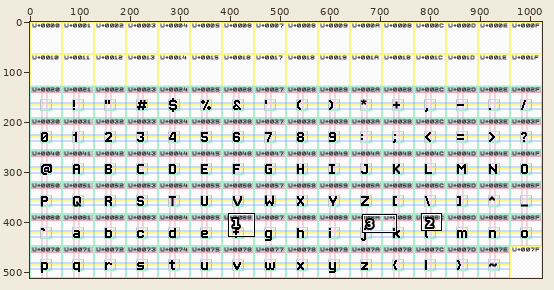
Two states of a pixel-art file, src/Basic Latin/design.aseprite. Above: a wide view before the commit, with the close-up outlined.
Close-up. Before the commit:
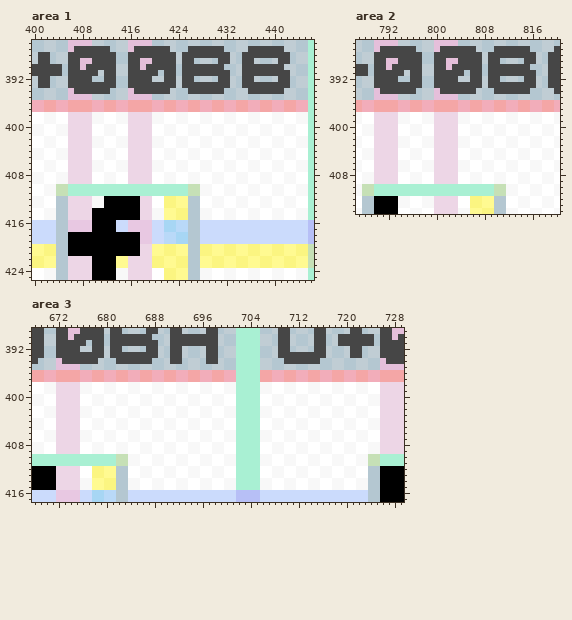
1024x512 pixels, 1 frame. Colours within 5 levels of each other are drawn and written as one. Shown: area 1: x 400..446, y 386..425; area 2: x 787..820, y 386..414; area 3: x 668..729, y 389..417. The commit also changed other parts of the picture, which this record leaves out.
And afterwards:
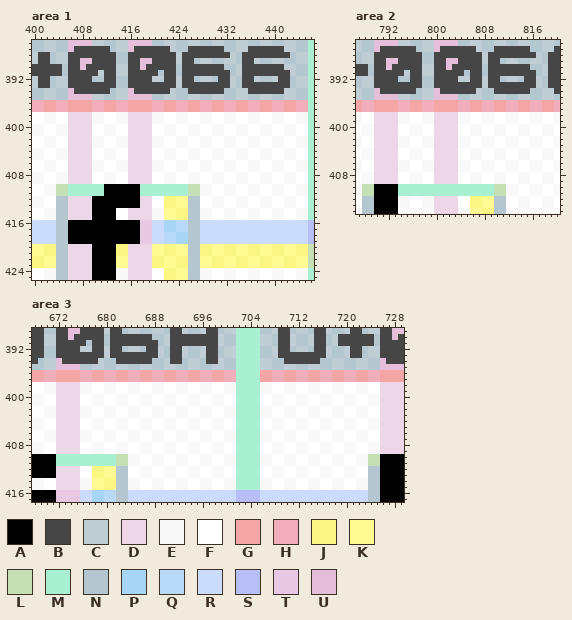
Palette (. is transparent): A #000000  B #464646  C #c0cdd4  D #edd6e6  E #f8f8f8  F #ffffff  G #f4a6a6  H #f2adba  J #fbf581  K #fffa91  L #c6e0b6  M #a9f0d3  N #b4c7d1  P #a7d6f4  Q #b9d9f8  R #cbdbfc  S #b7bff6  T #e8c8e2  U #e5bfda
Diff:
Area 1, layers "Graphics/Seafront/Regular", "Font Table":
y 389: x 431..432 BB -> NC; x 441..442 BB -> CN
y 410..411: x 412..417 MMMMMM -> AAAAAA
y 412..413: x 410..411 EE -> AA
y 414..415: x 414..417 AAAA -> FFDD
y 416..417: x 406..409 TTTT -> AAAA; x 414..417 RRTT -> AAAA
y 420..421: x 406..409 AAAA -> DDDD; x 414..417 AAAA -> JJDD
Area 2, layers "Graphics/Seafront/Regular", "Font Table":
y 389: x 815..816 BB -> NC
y 410..411: x 790..793 MMMM -> AAAA
Area 3, layers "Graphics/Seafront/Regular", "Font Table":
y 389: x 687..688 BB -> NC
y 410..411: x 668..671 MMMM -> AAAA; x 726..729 MMMM -> AAAA
y 414..415: x 668..671 AAAA -> EEFF
y 416..417: x 668..671 RRRR -> AAAA
